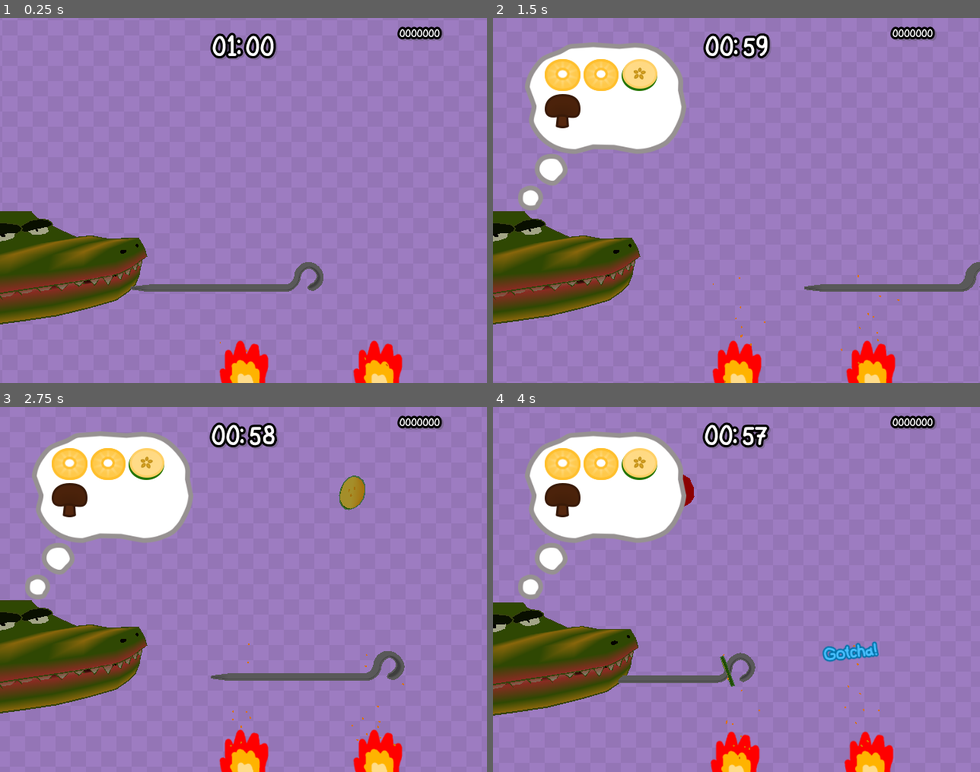
Above: before the commit, frames 1-4 (two rows, left to right).
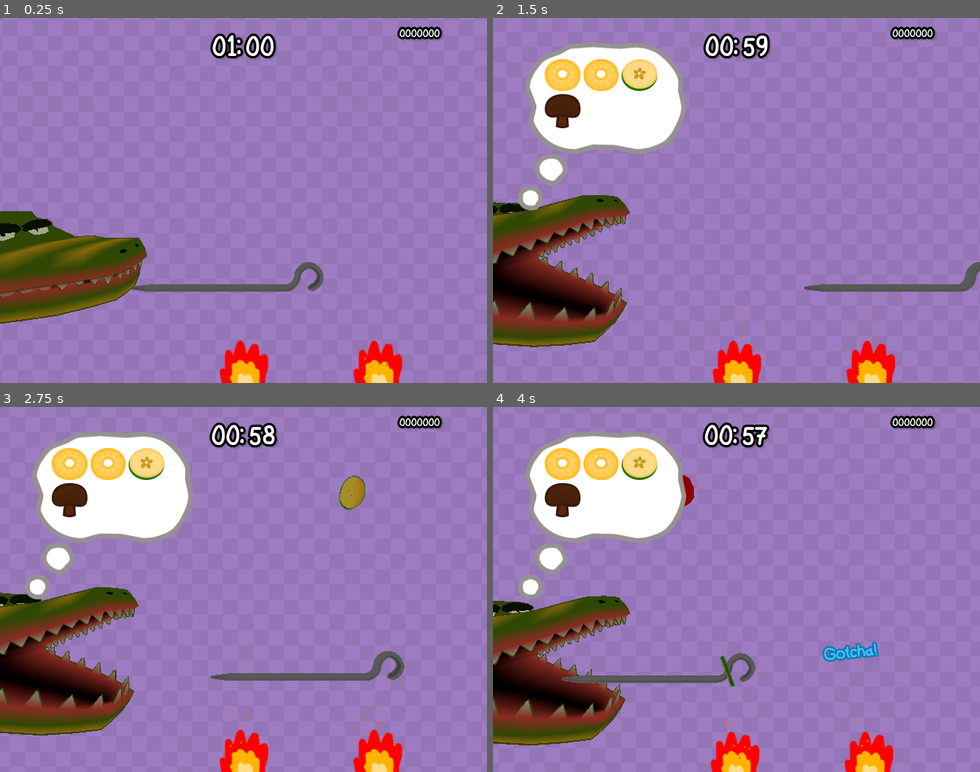
Above: after the commit, the same moments.

Repository: MartinLeGrand/AGES2026GameJam
Game: Godot game, scene res://Project/Maps/GameScene.tscn
Two runs of this game, one before a commit and one after it. Both use one fixed random seed, a clock stepped at 60 frames per second and the inputs below. The engine's default icon, where the game draws it, is replaced by a stand-in: a white triangle on a blue panel in a dark square.
Inputs:
- Up to frame 1 (0.25 s): no input
- Up to frame 2 (1.5 s): hold Right (ui_right) 0.53-1.28 s; hold Left (ui_left) from 1.28 s (still down)
- Up to frame 3 (2.75 s): release Left (ui_left) at 2.03 s; hold Right (ui_right) from 2.03 s (still down)
- Up to frame 4 (4 s): release Right (ui_right) at 3.53 s; hold Left (ui_left) from 3.53 s (still down)

The runs differ from the first frame. In frame 1, 0.3% of the frame differs, in the area x 0-31%, y 53-84%; in frame 2, 10%, in the area x 0-31%, y 48-91%; in frame 3, 9.9%; in frame 4, 9.9%.
Error before the commit: Parse Error: Expected variable name after "var". (res://Project/Scripts/chomper.gd:10)

Commit message:
Chomper fixed!

Diff:
--- a/Project/Maps/ModelScene.tscn
+++ b/Project/Maps/ModelScene.tscn
@@ -121,12 +121,10 @@
 [node name="CanvasLayer" parent="." unique_id=1184656298 instance=ExtResource("6_3bf4a")]
 
 [node name="Crocodile" type="Node3D" parent="." unique_id=1544025095 node_paths=PackedStringArray("croc_top", "croc_bottom")]
-transform = Transform3D(-4.3651482e-08, -2.2876774e-09, -1, -0.05233596, 0.9986295, 0, 0.9986295, 0.05233596, -4.371139e-08, -17.863564, -3.855, -5)
+transform = Transform3D(-4.3651482e-08, -2.2876774e-09, -1, -0.05233596, 0.9986295, 0, 0.9986295, 0.05233596, -4.371139e-08, -8.454817, -3.855, -5)
 script = ExtResource("3_rr3j8")
 croc_top = NodePath("Croc_Top")
 croc_bottom = NodePath("Croc_Top/Croc_Bottom")
-jaw_open_time = null
-jaw_close_time = null
 metadata/_custom_type_script = "uid://bhuyt7axr0w2s"
 
 [node name="Collector" parent="Crocodile" unique_id=1923489956 instance=ExtResource("10_5avfo")]
--- a/Project/Scripts/chomper.gd
+++ b/Project/Scripts/chomper.gd
@@ -7,7 +7,6 @@
 @export var jaw_close_time: float = 0.7
 
 var start_y: float = 0.0
-var
 
 func _ready() -> void:
 	GameManager.order_created.connect(open_jaw)
@@ -21,17 +20,16 @@
 	hover_tween.set_loops(-1)
 	angle_tween.set_loops(-1)
 
-	hover_tween.tween_property(croc_top, "global_position:y", start_y + 0.4, 2.0).set_trans(Tween.TRANS_SINE).set_ease(Tween.EASE_IN_OUT)
-	hover_tween.tween_property(croc_top, "global_position:y", start_y, 2.0).set_trans(Tween.TRANS_SINE).set_ease(Tween.EASE_IN_OUT)
+	hover_tween.tween_property(self, "global_position:y", start_y + 0.4, 2.0).set_trans(Tween.TRANS_SINE).set_ease(Tween.EASE_IN_OUT)
+	hover_tween.tween_property(self, "global_position:y", start_y, 2.0).set_trans(Tween.TRANS_SINE).set_ease(Tween.EASE_IN_OUT)
 
-	angle_tween.tween_property(croc_top, "global_rotation:z", deg_to_rad(3.0), 4.0).set_trans(Tween.TRANS_SINE).set_ease(Tween.EASE_IN_OUT)
-	angle_tween.tween_property(croc_top, "global_rotation:z", deg_to_rad(-3.0), 4.0).set_trans(Tween.TRANS_SINE).set_ease(Tween.EASE_IN_OUT)
+	angle_tween.tween_property(self, "global_rotation:z", deg_to_rad(3.0), 4.0).set_trans(Tween.TRANS_SINE).set_ease(Tween.EASE_IN_OUT)
+	angle_tween.tween_property(self, "global_rotation:z", deg_to_rad(-3.0), 4.0).set_trans(Tween.TRANS_SINE).set_ease(Tween.EASE_IN_OUT)
 
 func open_jaw():
-	print("open")
-	get_tree().create_tween().tween_property(croc_top, "global_rotation:x", deg_to_rad(14.0), 1.0).set_trans(Tween.TRANS_BACK).set_ease(Tween.EASE_OUT)
-	get_tree().create_tween().tween_property(croc_bottom, "global_rotation:x", deg_to_rad(-14.0), 1.0).set_trans(Tween.TRANS_BACK).set_ease(Tween.EASE_OUT)
+	get_tree().create_tween().tween_property(croc_top, "global_rotation_degrees:x", 14.0, 1.0).set_trans(Tween.TRANS_SPRING).set_ease(Tween.EASE_OUT)
+	get_tree().create_tween().tween_property(croc_bottom, "global_rotation_degrees:x", -14.0, 1.0).set_trans(Tween.TRANS_SPRING).set_ease(Tween.EASE_OUT)
 
 func close_jaw():
-	get_tree().create_tween().tween_property(croc_top, "global_rotation:x", deg_to_rad(0.0), 0.7).set_trans(Tween.TRANS_BOUNCE).set_ease(Tween.EASE_OUT)
-	get_tree().create_tween().tween_property(croc_bottom, "global_rotation:x", deg_to_rad(2.0), 0.7).set_trans(Tween.TRANS_BOUNCE).set_ease(Tween.EASE_OUT)
+	get_tree().create_tween().tween_property(croc_top, "global_rotation_degrees:x", 0.0, 0.7).set_trans(Tween.TRANS_BOUNCE).set_ease(Tween.EASE_OUT)
+	get_tree().create_tween().tween_property(croc_bottom, "global_rotation_degrees:x", 2.0, 0.7).set_trans(Tween.TRANS_BOUNCE).set_ease(Tween.EASE_OUT)
